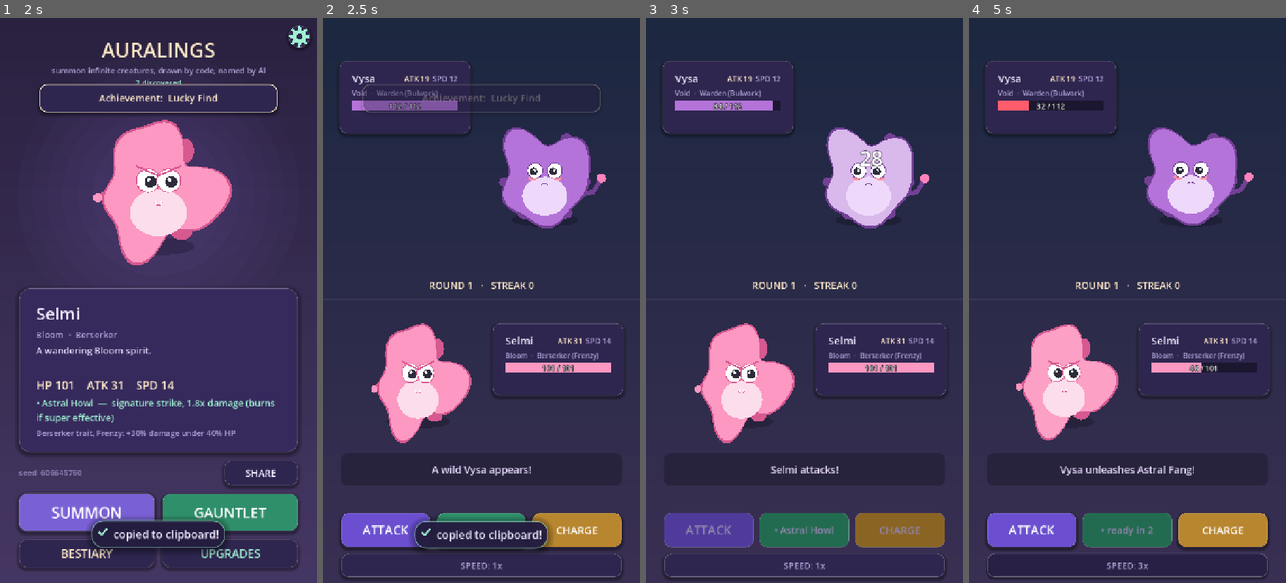
Above: before the commit, frames 1-4 (left to right).
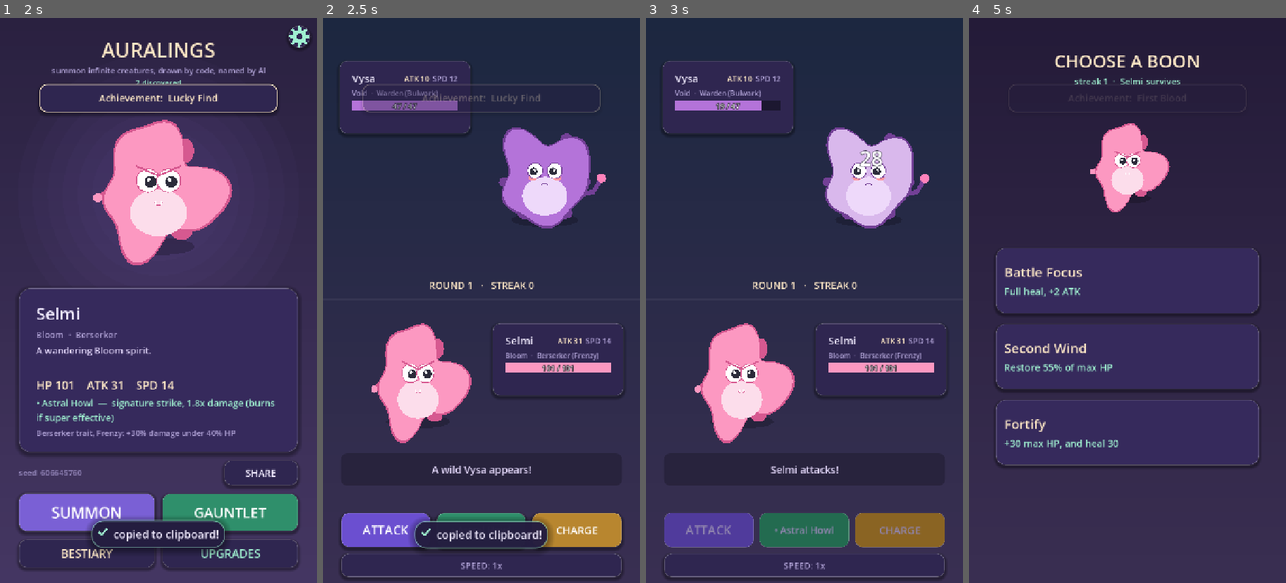
Above: after the commit, the same moments.

Repository: Exalt24/auralings
Game: Godot game, scene res://scenes/Main.tscn
Same seed, same stepped clock (60 frames per second), same inputs: the game is played once before the commit and once after it.
Inputs:
- Up to frame 1 (2 s): click "SHARE" at 0.5 s; click "SUMMON" at 1.25 s
- Up to frame 2 (2.5 s): click "GAUNTLET" at 2 s
- Up to frame 3 (3 s): click "ATTACK" at 2.75 s
- Up to frame 4 (5 s): click "SPEED: 1x" at 3.5 s; click "• Astral Howl" at 4.25 s

Frame 1 is identical in both runs. In frame 2, less than 0.1% of the frame differs, in the area x 20-34%, y 10-17%; in frame 3, 0.2%; in frame 4, 22%, in the area x 5-95%, y 6-100%.

Commit message:
Tune the gauntlet ramp via Monte Carlo sim so runs do not wall at round 0-1
Built a headless balance simulator (tools/balance_sim.gd) that plays the real combat math, gauntlet ramp, boons, roles, and level/upgrade bonuses thousands of times and reports the streak distribution. It exposed a severe problem: with enemies at full parity from round one, most runs ended at a streak of zero or one, players would lose the first fight and bounce. Grid-searched the ramp and started enemies below parity, scaling up, so early fights are winnable and the wall lands later. Fresh runs now median a six-round streak with a three-to-nine spread and great runs past twenty, the four roles land within one median of each other, and rarity, level, and upgrades each add a bounded boost without trivializing. The sim is a dev tool and is excluded from the web export.

Co-Authored-By: Claude Opus 4.8 (1M context) <noreply@anthropic.com>

Diff:
--- a/scripts/Main.gd
+++ b/scripts/Main.gd
@@ -449,8 +449,11 @@
 func _scaled_enemy(rnd: int) -> Dictionary:
 	# gradual stat ramp: round 1 is fair, later rounds pull ahead so the run has a wall
 	var c: Dictionary = CreatureGenScript.generate(randi())
-	var hp_mul := 1.0 + 0.20 * float(rnd - 1)
-	var atk_mul := 1.0 + 0.13 * float(rnd - 1)
+	# ramp tuned via Monte Carlo sim (tools/balance_sim.gd): early rounds start below
+	# parity so the first fights are winnable, then pull ahead — fresh runs median ~6,
+	# great runs 20+. Starting at full parity walled most players at streak 0-1.
+	var hp_mul := 0.42 + 0.10 * float(rnd - 1)
+	var atk_mul := 0.52 + 0.06 * float(rnd - 1)
 	c["max_hp"] = int(round(float(c["max_hp"]) * hp_mul))
 	c["hp"] = int(c["max_hp"])
 	c["atk"] = int(round(float(c["atk"]) * atk_mul))
--- /dev/null
+++ b/tools/BalanceSim.tscn
@@ -0,0 +1,6 @@
+[gd_scene load_steps=2 format=3 uid="uid://auralings_balsim"]
+
+[ext_resource type="Script" path="res://tools/balance_sim.gd" id="1_bal"]
+
+[node name="BalanceSim" type="Node"]
+script = ExtResource("1_bal")
--- /dev/null
+++ b/tools/balance_sim.gd
@@ -0,0 +1,163 @@
+extends Node
+
+# Headless Monte Carlo balance sim. Mirrors Battle.gd's combat math (type chart, 1.8x
+# ability, 2.5x charge, burn, speed order, role signatures), the gauntlet ramp
+# (_scaled_enemy), and the boon/level/upgrade bonuses (_start_run/_apply_boon), then runs
+# thousands of full gauntlet runs and reports the streak distribution + per role/rarity.
+# Purpose: gauge whether runs wall too early / snowball, and whether roles are balanced.
+
+const CreatureGenScript = preload("res://scripts/CreatureGen.gd")
+
+const STRONG := {
+	"ember": "moss", "moss": "tide", "tide": "ember",
+	"spark": "frost", "frost": "bloom", "bloom": "spark",
+	"void": "dusk", "dusk": "void",
+}
+const ABILITY_CD := 3
+
+func _type_mult(a: String, d: String) -> float:
+	if STRONG.get(a, "") == d: return 1.5
+	if STRONG.get(d, "") == a: return 0.66
+	return 1.0
+
+func _choose(cd: int) -> String:
+	if cd <= 0 and randf() < 0.8: return "ability"
+	if randf() < 0.12: return "charge"
+	return "attack"
+
+# returns [won: bool, champ_hp_after: int]
+func simulate_battle(P: Dictionary, php_in: int, E: Dictionary) -> Array:
+	var php := php_in
+	var ehp := int(E["max_hp"])
+	var pcd := 0; var ecd := 0; var pburn := 0; var eburn := 0
+	var pchg := false; var echg := false
+	var guard := 0
+	while php > 0 and ehp > 0 and guard < 400:
+		guard += 1
+		var pa := _choose(pcd)
+		var ea := _choose(ecd)
+		var p_init := int(P["spd"]) - (3 if pa == "charge" else 0)
+		var e_init := int(E["spd"]) - (3 if ea == "charge" else 0)
+		var order := [["p", pa], ["e", ea]] if p_init >= e_init else [["e", ea], ["p", pa]]
+		for step in order:
+			if php <= 0 or ehp <= 0: break
+			var who: String = step[0]
+			var act: String = step[1]
+			# burn tick at start of the actor's turn
+			if who == "p" and pburn > 0:
+				php = max(0, php - max(1, int(float(P["max_hp"]) * 0.06))); pburn -= 1
+				if php <= 0: break
+			elif who == "e" and eburn > 0:
+				ehp = max(0, ehp - max(1, int(float(E["max_hp"]) * 0.06))); eburn -= 1
+				if ehp <= 0: break
+			if act == "charge":
+				if who == "p": pchg = true
+				else: echg = true
+				continue
+			var attacker: Dictionary = P if who == "p" else E
+			var defender: Dictionary = E if who == "p" else P
+			var atk_hp := php if who == "p" else ehp
+			var mult := 1.0
+			if act == "ability":
+				mult = 1.8
+				var cd := ABILITY_CD - (1 if String(attacker.get("role", "")) == "Adept" else 0)
+				if who == "p": pcd = cd
+				else: ecd = cd
+			if who == "p" and pchg: mult *= 2.5; pchg = false
+			elif who == "e" and echg: mult *= 2.5; echg = false
+			var tm := _type_mult(String(attacker["element"]), String(defender["element"]))
+			var dmg := int(round(max(1.0, float(attacker["atk"]) * mult * tm * randf_range(0.9, 1.1))))
+			if String(attacker.get("role", "")) == "Berserker" and float(atk_hp) < 0.4 * float(attacker["max_hp"]):
+				dmg = int(round(float(dmg) * 1.3))
+			var def_role := String(defender.get("role", ""))
+			var dodged := def_role == "Skirmisher" and randf() < 0.18
+			if dodged: dmg = 0
+			elif def_role == "Warden": dmg = int(round(float(dmg) * 0.85))
+			if who == "p":
+				ehp = max(0, ehp - dmg)
+				if not dodged and tm > 1.0 and act == "ability": eburn = 3
+			else:
+				php = max(0, php - dmg)
+				if not dodged and tm > 1.0 and act == "ability": pburn = 3
+		if pcd > 0: pcd -= 1
+		if ecd > 0: ecd -= 1
+	return [ehp <= 0 and php > 0, php]
+
+var HP_BASE := 0.42
+var HP_STEP := 0.10
+var ATK_BASE := 0.52
+var ATK_STEP := 0.06
+
+func _scaled_enemy(r: int) -> Dictionary:
+	var e: Dictionary = CreatureGenScript.generate(randi())
+	e["max_hp"] = maxi(1, int(round(float(e["max_hp"]) * (HP_BASE + HP_STEP * float(r - 1)))))
+	e["atk"] = maxi(1, int(round(float(e["atk"]) * (ATK_BASE + ATK_STEP * float(r - 1)))))
+	return e
+
+func run_gauntlet(champ: Dictionary, vigor: int, might: int, lvl: int) -> int:
+	var C := champ.duplicate(true)
+	C["max_hp"] = int(C["max_hp"]) + 8 * vigor + 4 * lvl
+	C["atk"] = int(C["atk"]) + 2 * might + 1 * lvl
+	var php := int(C["max_hp"])
+	var streak := 0
+	var rnd := 1
+	while rnd < 120:
+		var res := simulate_battle(C, php, _scaled_enemy(rnd))
+		if not res[0]: break
+		streak += 1
+		php = int(res[1])
+		rnd += 1
+		var mx := int(C["max_hp"])
+		if float(php) / float(mx) < 0.55:
+			php = min(mx, php + int(float(mx) * 0.55))  # heal boon
+		else:
+			C["atk"] = int(C["atk"]) + 6  # power boon
+	return streak
+
+func _stats(arr: Array) -> Dictionary:
+	arr.sort()
+	var n := arr.size()
+	if n == 0: return {"n": 0}
+	var sum := 0
+	for v in arr: sum += v
+	return {
+		"n": n, "mean": float(sum) / float(n),
+		"p25": arr[int(n * 0.25)], "median": arr[int(n * 0.5)],
+		"p75": arr[int(n * 0.75)], "max": arr[n - 1],
+	}
+
+func _line(label: String, s: Dictionary) -> void:
+	if s.get("n", 0) == 0:
+		print("  %s: (none)" % label); return
+	print("  %-12s n=%-5d mean=%.1f  p25=%d median=%d p75=%d max=%d" % [label, s["n"], s["mean"], s["p25"], s["median"], s["p75"], s["max"]])
+
+func _run_scenario(title: String, vigor: int, might: int, lvl: int, iters: int) -> void:
+	var all: Array = []
+	var by_role := {"Warden": [], "Berserker": [], "Skirmisher": [], "Adept": []}
+	var by_rar := {"common": [], "rare": [], "epic": [], "legendary": []}
+	for i in iters:
+		var champ: Dictionary = CreatureGenScript.generate(randi())
+		var streak := run_gauntlet(champ, vigor, might, lvl)
+		all.append(streak)
+		by_role[String(champ["role"])].append(streak)
+		by_rar[String(champ["rarity"])].append(streak)
+	print("\n=== %s ===" % title)
+	_line("OVERALL", _stats(all))
+	for r in ["Warden", "Berserker", "Skirmisher", "Adept"]:
+		_line(r, _stats(by_role[r]))
+	for r in ["common", "rare", "epic", "legendary"]:
+		_line(r, _stats(by_rar[r]))
+
+func _median_fresh(iters: int) -> Dictionary:
+	var all: Array = []
+	for i in iters:
+		all.append(run_gauntlet(CreatureGenScript.generate(randi()), 0, 0, 0))
+	return _stats(all)
+
+func _ready() -> void:
+	var N := 3000
+	print("Auralings balance sim — tuned ramp hpB=%.2f/%.2f atkB=%.2f/%.2f  (%d runs)" % [HP_BASE, HP_STEP, ATK_BASE, ATK_STEP, N])
+	_run_scenario("FRESH (lvl 0, no upgrades)", 0, 0, 0, N)
+	_run_scenario("LEVELED champion (lvl 5)", 0, 0, 5, N)
+	_run_scenario("MAXED meta (vigor 3, might 3)", 3, 3, 0, N)
+	get_tree().quit()
Not shown, added: tools/balance_sim.gd.uid
Not shown, changed: public/index.html
Not shown, changed: public/index.pck
